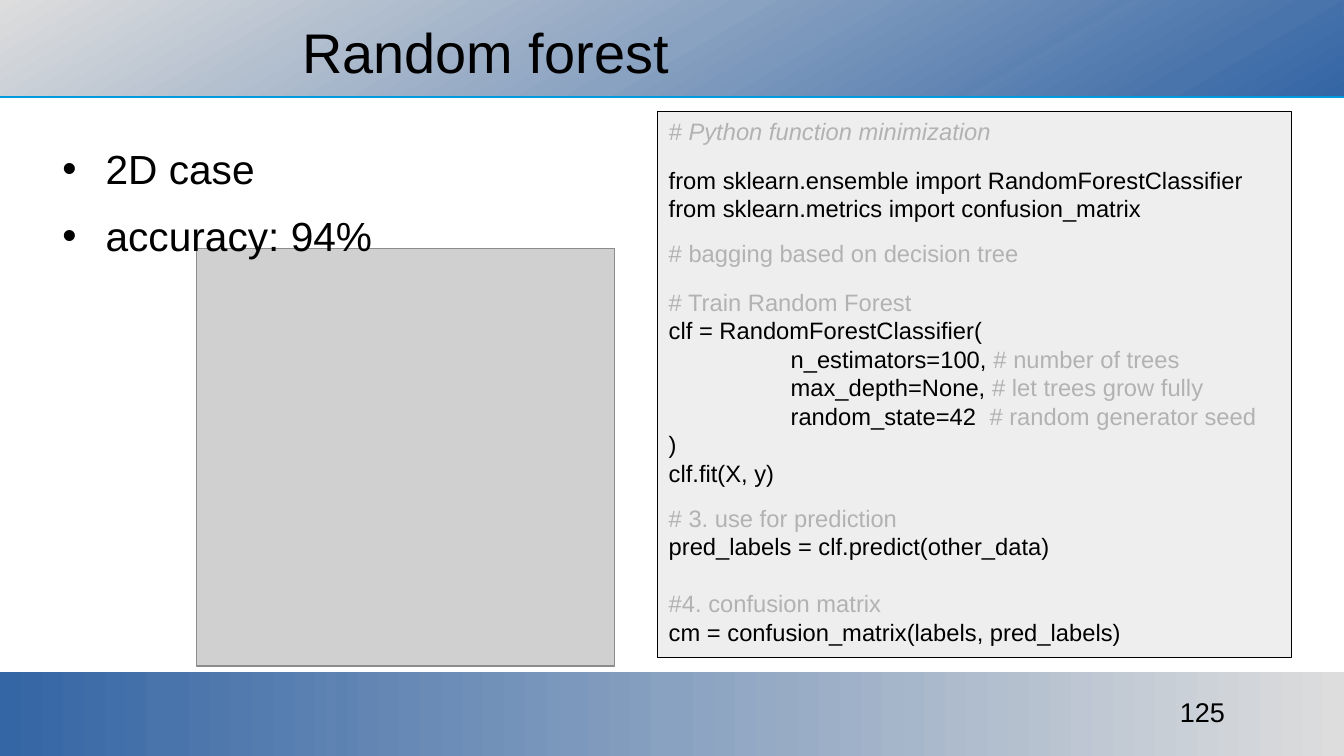
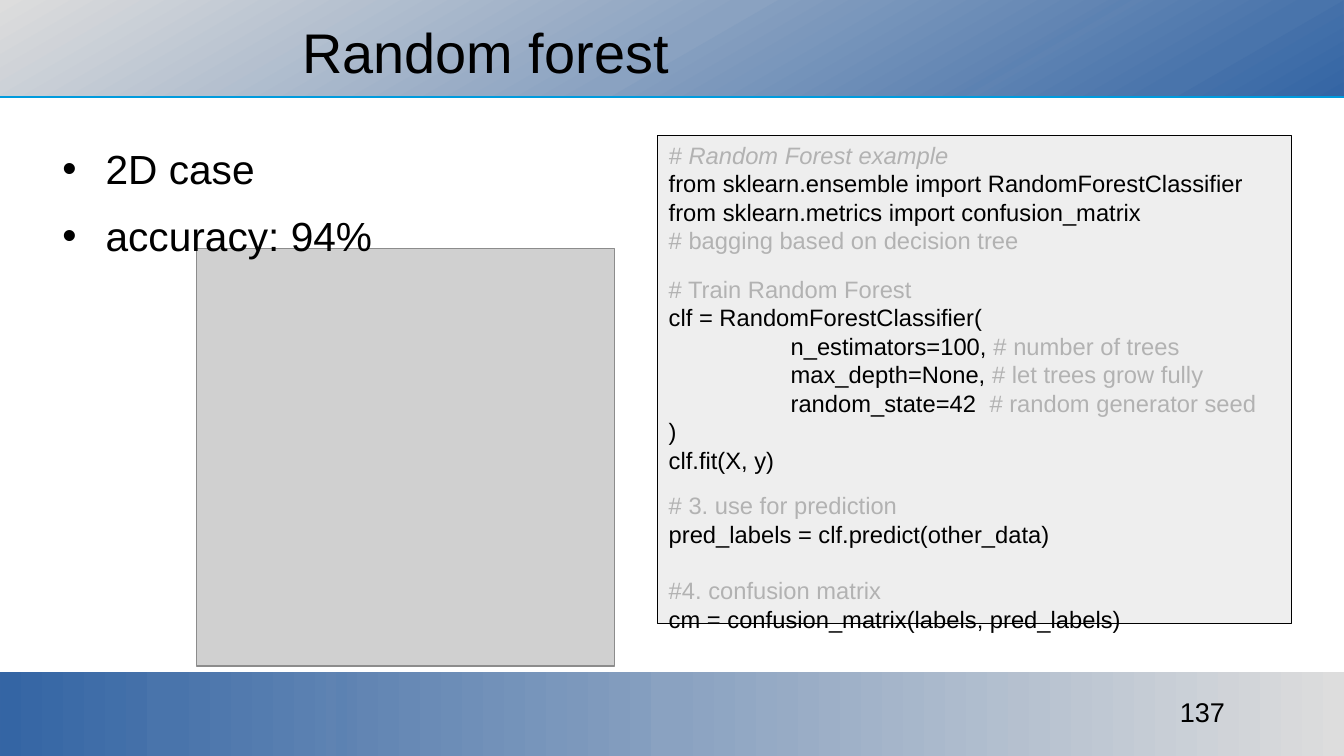
Before and after one commit to ajakovac/ML-in-Practice-I, a slide deck: slide 137 of ML in practice.odp (slide 125 before the commit). Drawn at 1344x756 pixels with LibreOffice and Linux fonts; fonts in the diff are those of the drawing; grey boxes stand for pictures; background and template pictures are left out. Boxes give left, top, right and bottom in pixels: in the first picture for what was removed or moved away, otherwise in the second. Text is boxed around its words. In the diff, an @@ line names an element or a change of style, - is before the commit and + after.

```diff
--- a/ML in practice.odp
+++ b/ML in practice.odp
@@ rectangle "# Random Forest example from ...": place and size @@
-rectangle "# Random Forest example from ..." at [657, 112, 1292, 659]
+rectangle "# Random Forest example from ..." at [657, 135, 1292, 624]
@@ text in rectangle at [669, 147, 1243, 226]: text changed @@
-# Python function minimization
-from sklearn.ensemble import RandomForestClassifier
-from sklearn.metrics import confusion_matrix
+# Random Forest example
+from sklearn.ensemble import RandomForestClassifier
+from sklearn.metrics import confusion_matrix
@@ page number at [1180, 703, 1225, 723]: text changed @@
-125
+137
```
Also in this commit, not shown: 3 other slides changed, 15 slides added, 3 slides removed, 3 other files.
